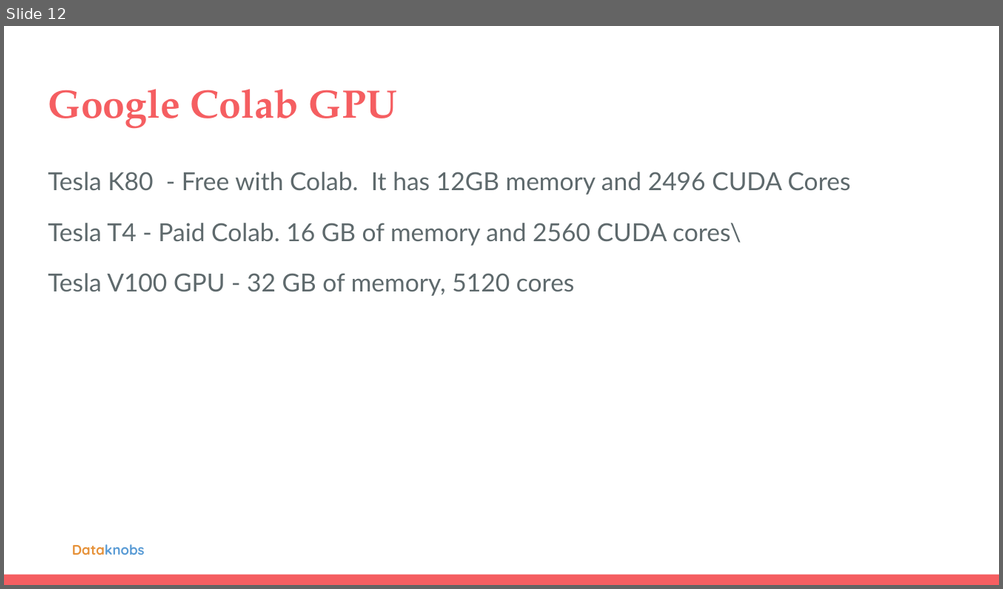
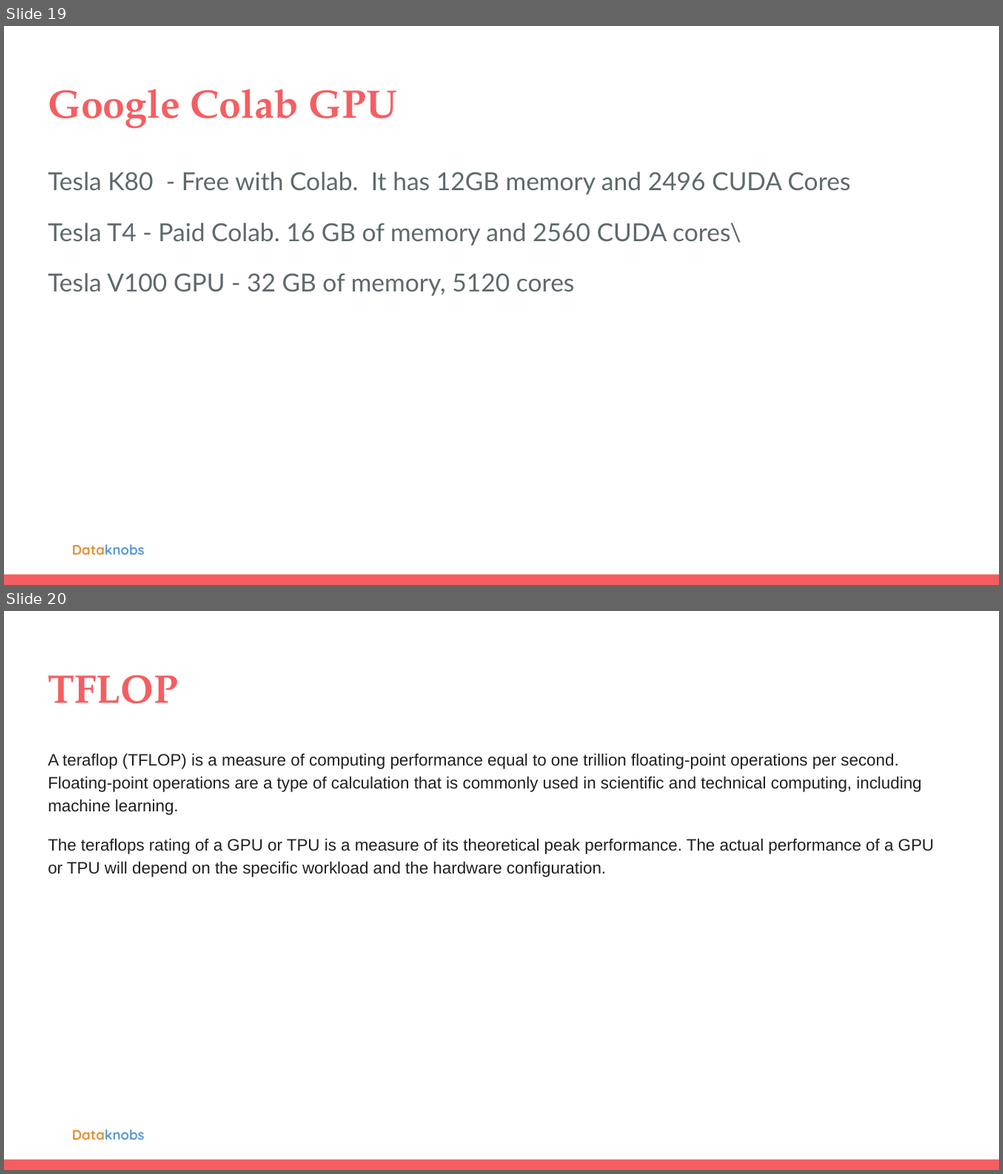
Before and after one commit to kreatewebsite/topkreate_kreatewebsite, a slide deck: input/content/gpu-vs-tpu-llms.pptx. Shown one above the other, each under a label of ours: slide 12 before the commit, slides 19 and 20 after it. The pictures are 1003x589 and 1003x1174 pixels, drawn with LibreOffice and Linux fonts; fonts in the diff are those of the drawing; background and template pictures are left out. Boxes give left, top, right and bottom in pixels: in the first picture for what was removed or moved away, otherwise in the second. Text is boxed around its words. In the diff, an @@ line names an element or a change of style, - is before the commit and + after.

```diff
--- a/input/content/gpu-vs-tpu-llms.pptx
+++ b/input/content/gpu-vs-tpu-llms.pptx
@@ slide 20 added at (x1=4, y1=611, x2=999, y2=1170), background #FFFFFF; not listed: 2 template elements that a slide beside it also shows @@
@@ title added at (x1=48, y1=675, x2=178, y2=703), 28.8 pt, text #F55E61, bold @@
+TFLOP
@@ text added at (x1=48, y1=753, x2=934, y2=877), 12 pt, text #1F1F1F @@
+A teraflop (TFLOP) is a measure of computing performance equal to one trillion floating-point operations per second. Floating-point operations are a type of calculation that is commonly used in scientific and technical computing, including machine learning.
+The teraflops rating of a GPU or TPU is a measure of its theoretical peak performance. The actual performance of a GPU or TPU will depend on the specific workload and the hardware configuration.
@@ what was slide 12 is now slide 19 @@
```
Also in this commit, not shown: 1 slide changed, 11 other slides added, 1 slide removed, 4 other files.
